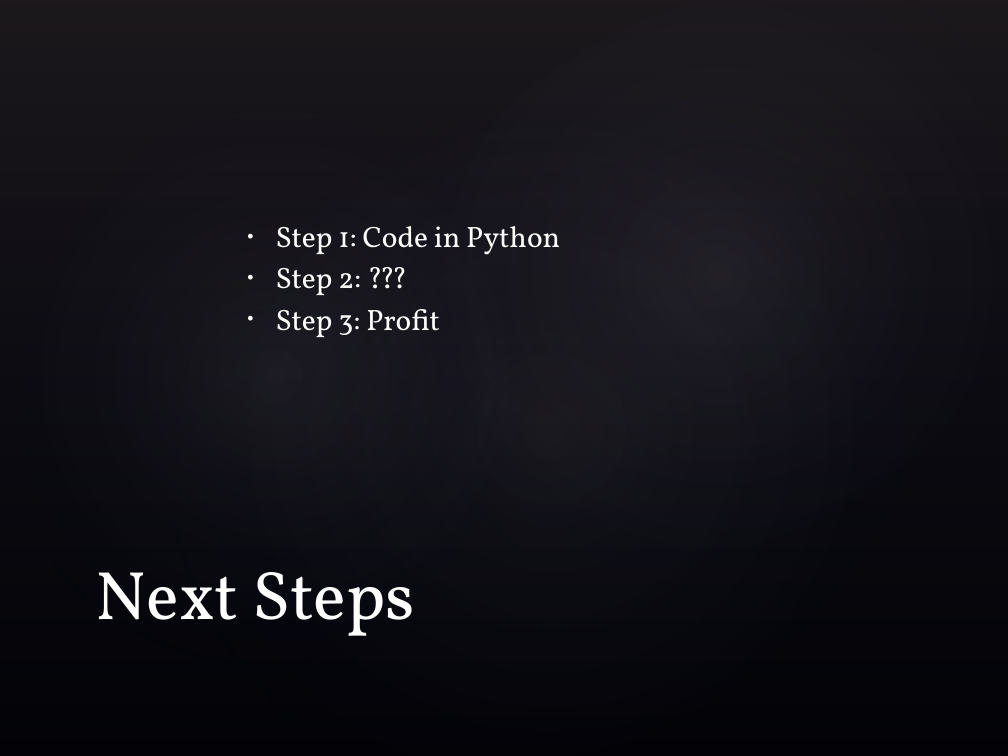
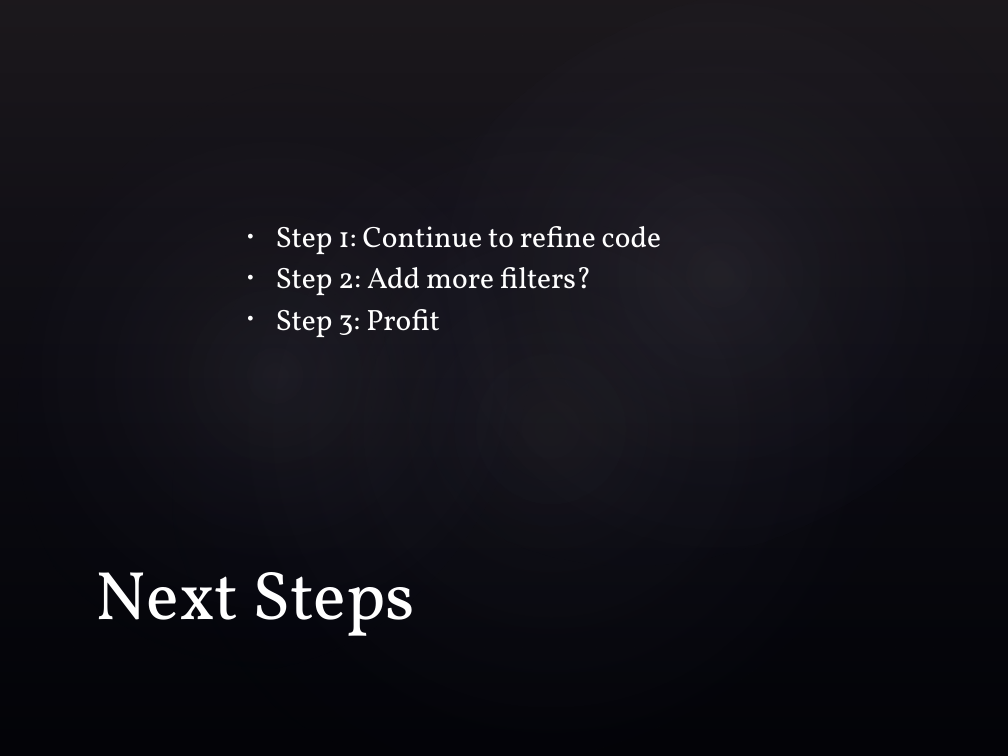
Before and after one commit to pwalker91/CST205-Project-3, a slide deck: slide 6 of Proj3_Presentation_WalkerHaycraft.pptx. Drawn at 1008x756 pixels with LibreOffice and Linux fonts; fonts in the diff are those of the drawing; background and template pictures are left out. Boxes give left, top, right and bottom in pixels: in the first picture for what was removed or moved away, otherwise in the second. Text is boxed around its words. In the diff, an @@ line names an element or a change of style, - is before the commit and + after.

Commit message:
Final PPT version
Updated PPT to final version.

```diff
--- a/Proj3_Presentation_WalkerHaycraft.pptx
+++ b/Proj3_Presentation_WalkerHaycraft.pptx
@@ text at [276,226,661,295]: text changed @@
-• Step 1: Code in Python
-• Step 2: ???
+• Step 1: Continue to refine code
+• Step 2: Add more filters?
```
